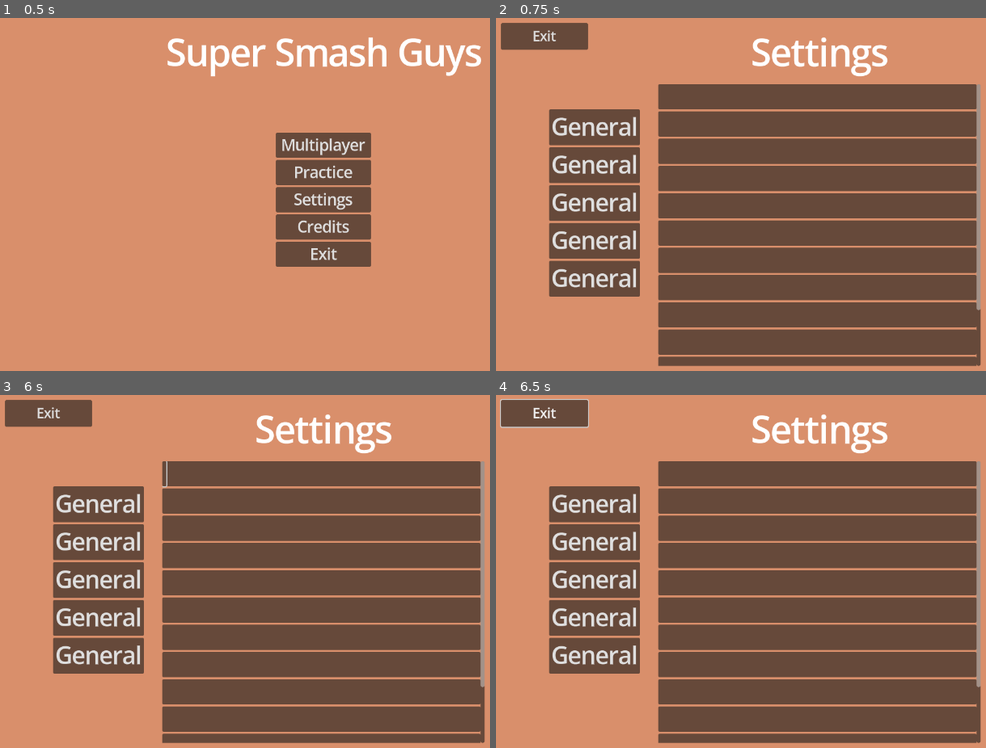
Above: before the commit, frames 1-4 (two rows, left to right).
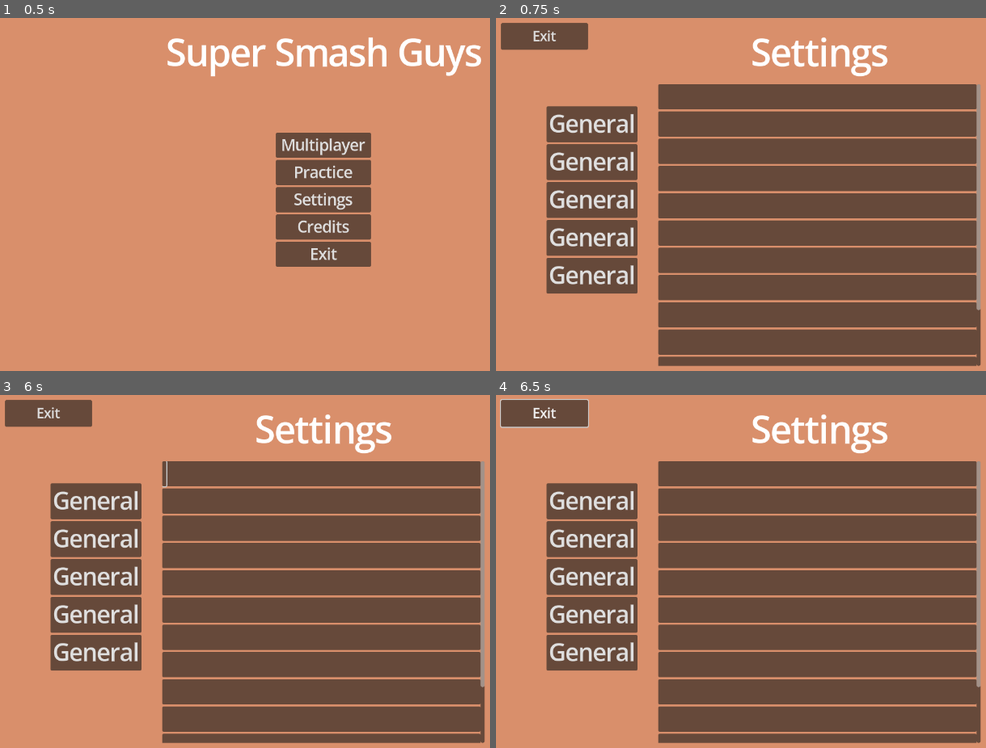
Above: after the commit, the same moments.

Repository: Rivmo/Super-Smash-Guys
Game: Godot game, scene res://scenes/main_menu_screen.tscn
Two runs of this game, one before a commit and one after it. Both use one fixed random seed, a clock stepped at 60 frames per second and the inputs below.
Inputs (mouse positions are in pixels of both pictures, inside the frame that each line leads up to):
- Up to frame 1 (0.5 s): no input
- Up to frame 2 (0.75 s): click "Settings" at 0.5 s
- Up to frame 3 (6 s): click "General" at 1.25 s; click "General" at 2 s; click "General" at 2.75 s; click "General" at 3.5 s; click "General" at 4.25 s; click (166, 472) at 5.02 s; tap Enter at 5.75 s; move the mouse to (465, 557) at 5.77 s; hold Right (Right) from 5.78 s (still down); tap O (Attack) at 5.85 s; click (465, 557) at 5.92 s
- Up to frame 4 (6.5 s): keep holding Right (Right); tap Up (Jump) at 6.02 s

Frame 1 is identical in both runs. In frame 2, 5.1% of the frame differs, in the area x 10-30%, y 24-79%; in frame 3, 5.1%; in frame 4, 5.1%.

Commit message:
change anchor on settings menu stuff
minor changes im just trying to download a new commit

Diff:
--- a/scenes/settings_menu_screen.tscn
+++ b/scenes/settings_menu_screen.tscn
@@ -39,17 +39,14 @@
 [node name="MarginContainer2" type="MarginContainer" parent="." unique_id=1657634197]
 layout_direction = 2
 layout_mode = 1
-anchors_preset = 8
-anchor_left = 0.5
+anchors_preset = 4
 anchor_top = 0.5
-anchor_right = 0.5
 anchor_bottom = 0.5
-offset_left = -585.0
-offset_top = -190.0
-offset_right = -305.0
-offset_bottom = 203.0
-grow_horizontal = 2
+offset_top = -196.5
+offset_right = 280.0
+offset_bottom = 196.5
 grow_vertical = 2
+theme_override_constants/margin_left = 100
 
 [node name="VBoxContainer" type="VBoxContainer" parent="MarginContainer2" unique_id=793028530]
 layout_mode = 2
